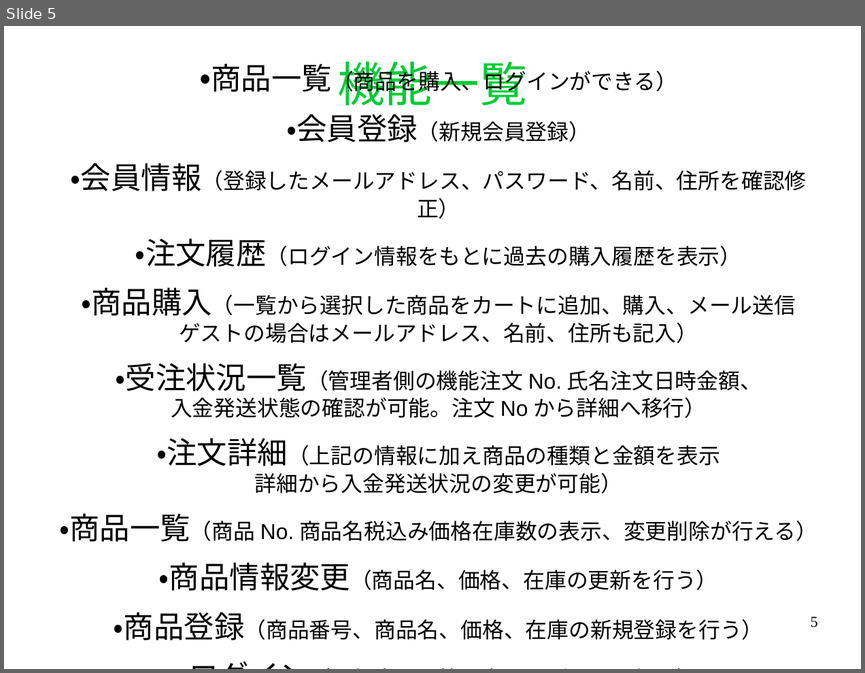
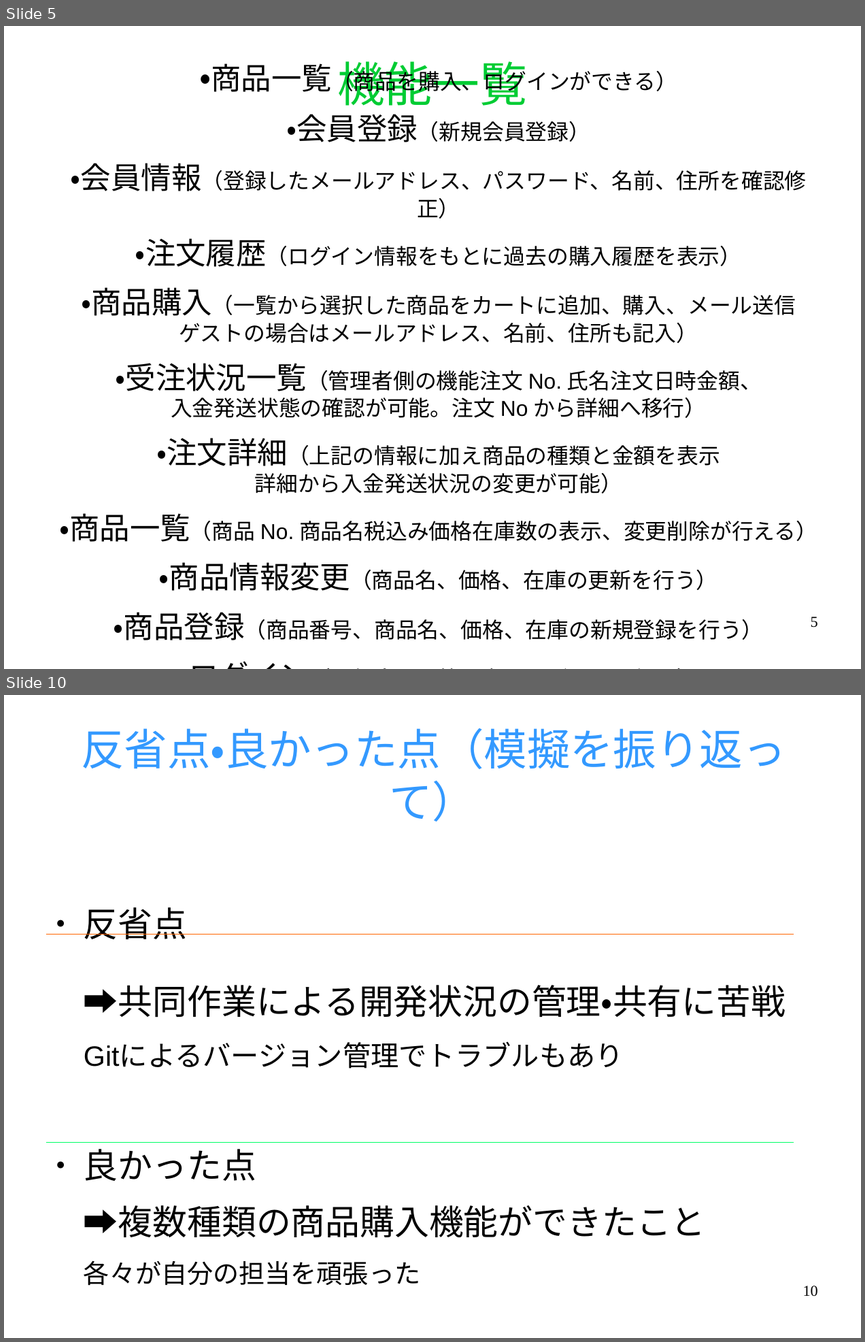
Before and after one commit to black1000/system, a slide deck: ユニフォームプレゼンテーション.odp. Shown one above the other, each under a label of ours: slide 5 before the commit, slides 5 and 10 after it; the slides between them are not shown. The pictures are 865x673 and 865x1342 pixels, drawn with LibreOffice and Linux fonts; fonts in the diff are those of the drawing. Boxes give left, top, right and bottom in pixels: in the first picture for what was removed or moved away, otherwise in the second. Text is boxed around its words. In the diff, an @@ line names an element or a change of style, - is before the commit and + after.

```diff
--- a/ユニフォームプレゼンテーション.odp
+++ b/ユニフォームプレゼンテーション.odp
@@ slide 10 added at box(4, 695, 861, 1338), background #FFFFFF @@
@@ title added at box(81, 728, 785, 821), 40 pt, text #3399FF @@
+反省点・良かった点（模擬を振り返って）
@@ text added at box(84, 907, 785, 1285), 32 pt, text #000000 @@
+● 反省点
+➡共同作業による開発状況の管理・共有に苦戦
+Gitによるバージョン管理でトラブルもあり
+● 良かった点
+➡複数種類の商品購入機能ができたこと
+各々が自分の担当を頑張った
@@ line added from (47, 934) to (794, 934), #FF6600 0 pt @@
@@ line added from (47, 1142) to (794, 1142), #00FF66 0 pt @@
@@ page number added at box(803, 1285, 818, 1296), 14 pt, text #000000 @@
+10
```
Also in this commit, not shown: 1 slide changed, 5 other slides added, 2 other files.
